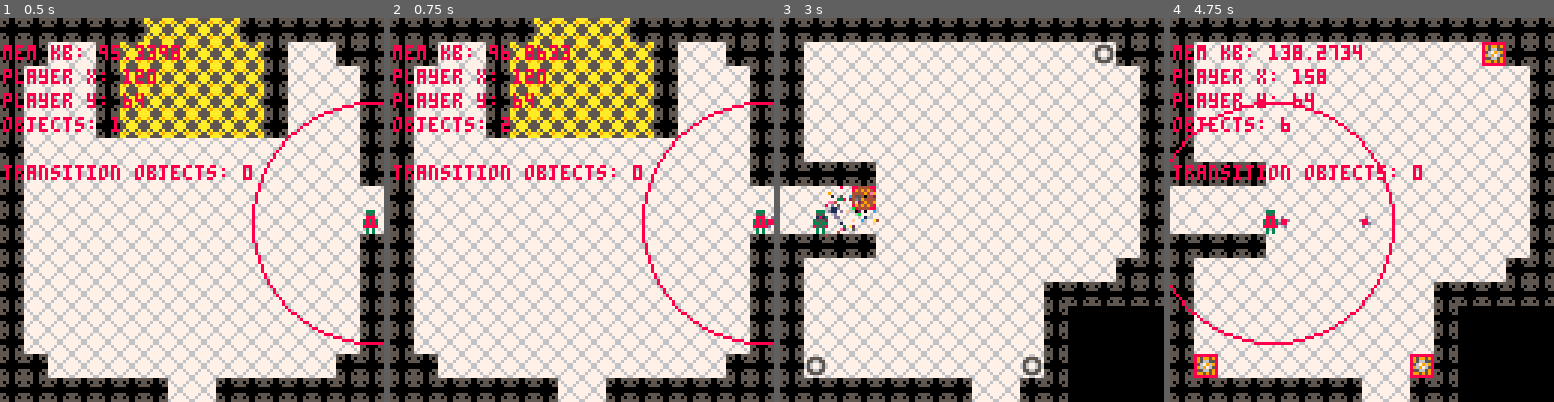
Above: before the commit, frames 1-4 (left to right).
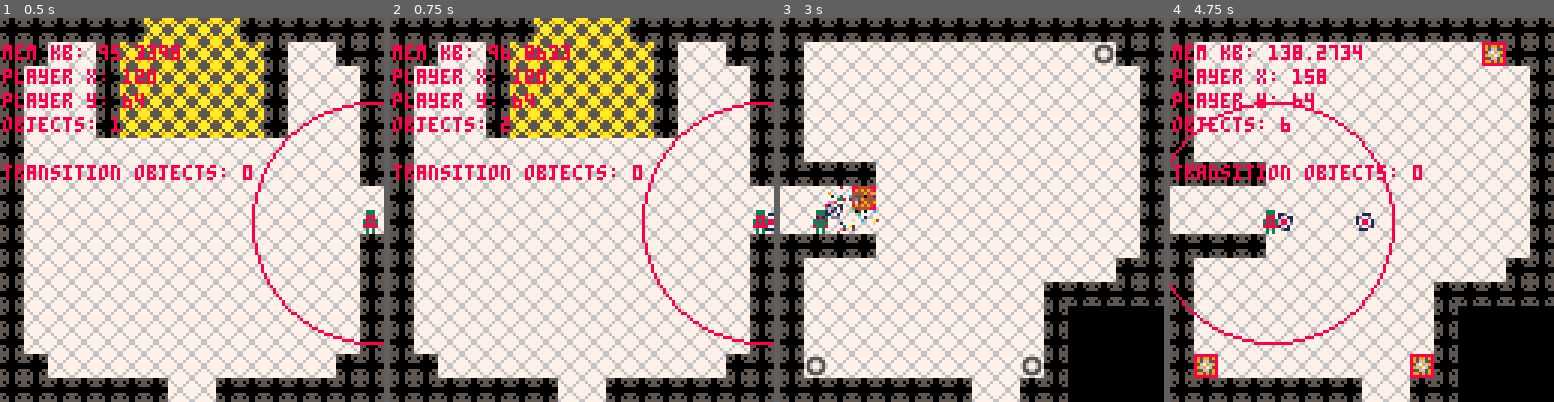
Above: after the commit, the same moments.

Repository: rledford/pico-door
Game: PICO-8 cartridge door.p8
Two runs of this game, one before a commit and one after it. Both use one fixed random seed, a clock stepped at 60 frames per second and the inputs below.
Inputs:
- Up to frame 1 (0.5 s): tap X (X key) at 0.33 s
- Up to frame 2 (0.75 s): tap O (Z key) at 0.7 s
- Up to frame 3 (3 s): tap X (X key) at 1.07, 1.85, 2.97 s; hold Right 1.6-2.1 s; tap O (Z key) every 0.4 s from 1.7 to 2.9 s; hold Up 2.15-2.42 s; hold Right from 2.47 s (still down)
- Up to frame 4 (4.75 s): release Right at 3.03 s; hold Left 3.08-3.58 s; tap O (Z key) every 0.4 s from 3.3 to 4.5 s; hold Down 3.63-3.97 s; hold Right 4.02-4.68 s; tap X (X key) at 4.08 s; hold Up from 4.73 s (still down)

Frame 1 is identical in both runs. In frame 2, less than 0.1% of the frame differs, in the area x 97-100%, y 50-56%; in frame 3, less than 0.1%; in frame 4, 0.2%, in the area x 28-54%, y 50-56%.

Commit message:
Update sprites.

Diff:
--- a/door.p8
+++ b/door.p8
@@ -384,7 +384,7 @@
 		if this.target ~= nil and this.fire_timer <= 0 and ceil(rnd(100)) > 50 then
 			this.fire_timer = this.fire_rate
 			local dir = get_direction({x=this.x, y=this.y}, {x=this.target.x, y=this.target.y})
-			local proj = make_projectile(this.x, this.y, make_animation({62,63}, 8), 2, 0.75, dir)
+			local proj = make_projectile(this.x, this.y, make_animation({60,61}, 8), 2, 0.75, dir)
 			add(proj.collision_groups, PLAYER_GROUP)
 		end
 		this.anim.update()
@@ -915,12 +915,12 @@
 0000000050500505767777674949494511111111a9a55a9a765555679009090999909099000000000000000000000000000000000000000049a99a9449a99a94
 0000000055500555677777764444444411111111aa5555aa67766776090000900900009000000000000000000000000000000000000000004444444444444444
 66666666667666766666666655555555880000880000000000000000000000000000000000000000000000000000000000000000000000000000000000000000
-66666666667766776666666655155155800000080000000000000000000000000000000000000000000000000000000000000000000000000000000000000000
-6655665566556655665555665555555500000000000000000000000000000000000000000000000000000000000000000000000000000000000d00000000d000
-666666666666666666566566515555150000000000000000000000000000000000000000000000000000000000000000000000000000000000011d0000d11000
-666666666766676666566566515555150000000000000000000000000000000000000000000000000000000000000000000000000000000000d1100000011d00
-66666666677667766655556655555555000000000000000000000000000000000000000000000000000000000000000000000000000000000000d000000d0000
-65566556655665566666666655155155800000080000000000000000000000000000000000000000000000000000000000000000000000000000000000000000
+66666666667766776666666655155155800000080000000000000000000000000000000000000000000000000000000000000000000000000011d00000011100
+66556655665566556655556655555555000000000000000000000000000000000000000000000000000000000000000000000000000000000010011001d00d00
+66666666666666666656656651555515000000000000000000000000000000000000000000000000000000000000000000000000000000000d0d10100101d010
+66666666676667666656656651555515000000000000000000000000000000000000000000000000000000000000000000000000000000000101d0d0010d1010
+66666666677667766655556655555555000000000000000000000000000000000000000000000000000000000000000000000000000000000110010000d00d10
+6556655665566556666666665515515580000008000000000000000000000000000000000000000000000000000000000000000000000000000d110000111000
 66666666666666666666666655555555880000880000000000000000000000000000000000000000000000000000000000000000000000000000000000000000
 00333000000000000000000000000000000000000000000000000000000000000000000000000000000000000000000000000000000000000000000000000000
 00535000000000000000000000000000000000000000000000000000000000000000000000000000000000000000000000000000000000000099990000aaaa00
@@ -931,12 +931,12 @@
 00303000000000000000000000000000000000000000000000000000000000000000000000000000000000000000000000000000000000000099990000aaaa00
 00303000000000000000000000000000000000000000000000000000000000000000000000000000000000000000000000000000000000000000000000000000
 00003000000000000111111001111110000000000009900000999900000000000e2ee2e000000000000000000000000000000000000000000000000000000000
-000330000000300011111111011111100008888809299290009229000e2ee2e0022ee22000000000000000000000000000000000000000000099ab0000b99900
-00333300000330001211112111111111008999980299992009722790022ee220022ee22000000000000000000000000000000000000000000b9bb99009abbab0
-033bb33000333300122112211111111108aa9aa89299992992722729022ee2202ee22ee200000000000000000000000000000000000000000aba9b9009b9ab90
-03b33b30033bb33012e11e211211112189a99a9899999999922222292ee22ee2029aa920000000000000000000000000000000000000000009b9aba009ba9b90
-03b37b3033b33b3312e11e2112e11e2108aaa988997227999722227902eeee200aa99aa00000000000000000000000000000000000000000099bb9b00babba90
-033bb33033b37b33111111111111111100888800097997900972279002eeee20029aa920000000000000000000000000000000000000000000ba990000999b00
+000330000000300011111111011111100008888809299290009229000e2ee2e0022ee22000000000000000000000000000999a00009aaa0000ee920000e22200
+00333300000330001211112111111111008999980299992009722790022ee220022ee2200000000000000000000000000a9aa9900aa99a9002e22ee0029ee9e0
+033bb33000333300122112211111111108aa9aa89299992992722729022ee2202ee22ee200000000000000000000000009a9aa900a99a9a00929a2e002ea9e20
+03b33b30033bb33012e11e211211112189a99a9899999999922222292ee22ee2029a9a2000000000000000000000000009aa9a900a9a99a00e2a929002e9ae20
+03b37b3033b33b3312e11e2112e11e2108aaa988997227999722227902eeee200ea9a9e0000000000000000000000000099aa9a009a99aa00ee22e200e9ee920
+033bb33033b37b33111111111111111100888800097997900972279002eeee2002eeee2000000000000000000000000000a9990000aaa9000029ee0000222e00
 00333300033bb3300111111001111110000000000099990000999900002ee200002ee20000000000000000000000000000000000000000000000000000000000
 
 
